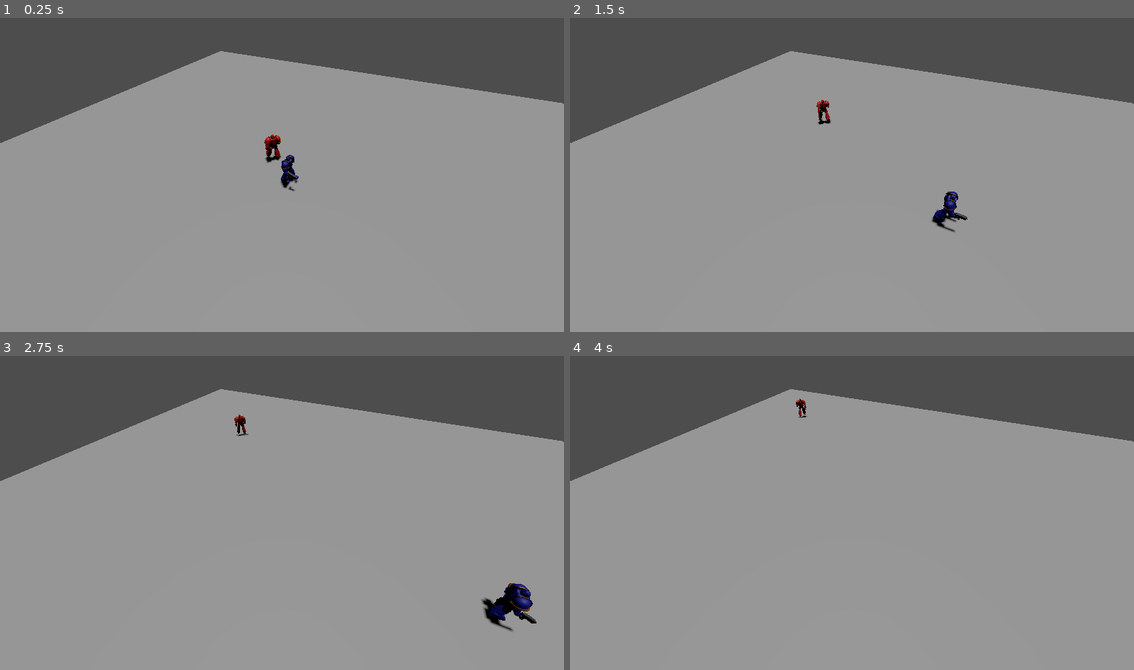
Above: before the commit, frames 1-4 (two rows, left to right).
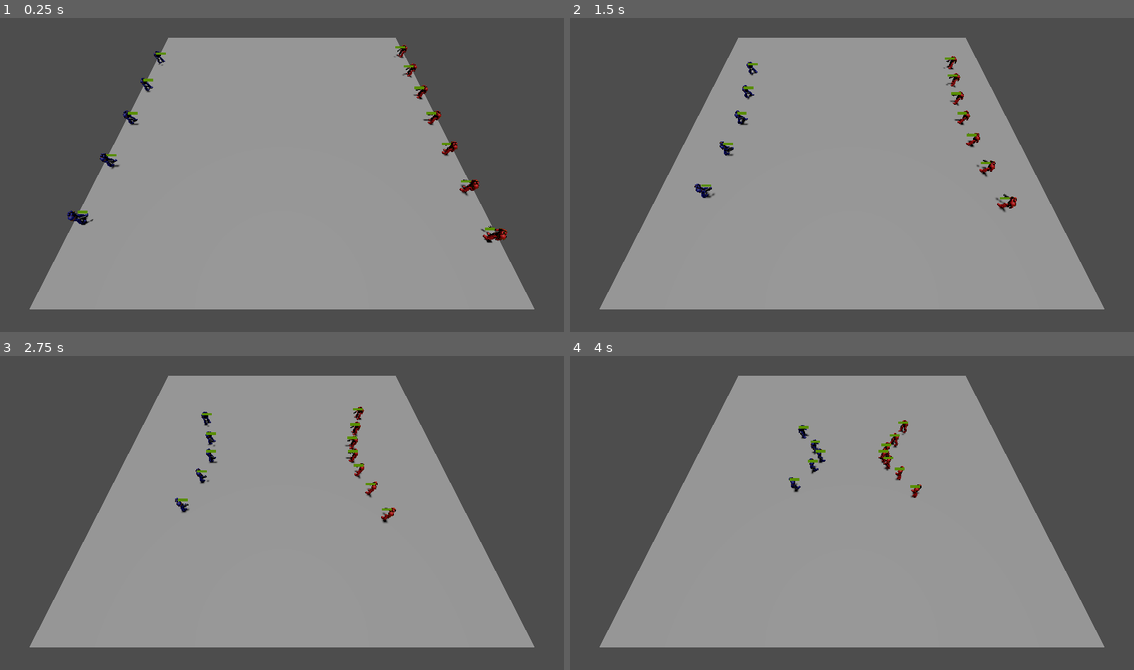
Above: after the commit, the same moments.

Repository: boulderpusher/heresy
Game: Godot game, scene res://main.tscn
Same seed, same stepped clock (60 frames per second), same inputs: the game is played once before the commit and once after it.
Inputs:
- Up to frame 1 (0.25 s): no input
- Up to frame 2 (1.5 s): no input
- Up to frame 3 (2.75 s): no input
- Up to frame 4 (4 s): no input

The runs differ from the first frame. In frame 1, 31% of the frame differs, in the area x 0-100%, y 6-100%; in frame 2, 31%; in frame 3, 31%; in frame 4, 31%.

Commit message:
attacking and state control

Diff:
--- a/main.gd
+++ b/main.gd
@@ -7,24 +7,30 @@
 enum Team {BLUE, RED}
 
 var marine_scene = preload("res://marine/marine.tscn")
-var _allies: Array[Marine]
-var _enemies: Array[Marine]
+var _units: Array[Marine]
 
 func _ready() -> void:
-	for i in range(n_allies):
-		var ally = marine_scene.instantiate()
-		add_child(ally)
-		ally.set_team(Team.BLUE)
-		_allies.append(ally)
-	for i in range(n_enemies):
-		var enemy = marine_scene.instantiate()
-		add_child(enemy)
-		enemy.set_team(Team.RED)
-		_enemies.append(enemy)
-	for ally in _allies:
-		ally.walk(Vector3.FORWARD.rotated(Vector3.UP, randf_range(-2*PI, 2*PI)))
-	for enemy in _enemies:
-		enemy.walk(Vector3.FORWARD.rotated(Vector3.UP, randf_range(-2*PI, 2*PI)))
+	_spawn_armies()
 
 func _process(delta: float) -> void:
 	pass
+
+func _spawn_armies():
+	var spawn_location_blue = $SpawnPathBlue/SpawnLocation
+	for i in range(n_allies):
+		spawn_location_blue.progress_ratio = float(i + 1) / float(n_allies + 1)
+		_spawn_marine(spawn_location_blue.position, Vector3(1, 0, 0), Team.BLUE)
+
+	var spawn_location_red = $SpawnPathRed/SpawnLocation
+	for i in range(n_enemies):
+		spawn_location_red.progress_ratio = float(i + 1) / float(n_enemies + 1)
+		_spawn_marine(spawn_location_red.position, Vector3(-1, 0, 0), Team.RED)
+
+func _spawn_marine(location, direction, team):
+	var team_group = "blue_team" if team == Team.BLUE else "red_team"
+	var marine = marine_scene.instantiate()
+	marine.initialize(location, direction)
+	add_child(marine)
+	marine.set_team(team)
+	marine.add_to_group(team_group)
+	_units.append(marine)
--- a/main.tscn
+++ b/main.tscn
@@ -8,10 +8,24 @@
 [sub_resource type="BoxMesh" id="BoxMesh_ig7tw"]
 size = Vector3(100, 2, 100)
 
+[sub_resource type="Curve3D" id="Curve3D_ig7tw"]
+_data = {
+"points": PackedVector3Array(0, 0, 0, 0, 0, 0, -50, 0, -50, 0, 0, 0, 0, 0, 0, -50, 0, 50),
+"tilts": PackedFloat32Array(0, 0)
+}
+point_count = 2
+
+[sub_resource type="Curve3D" id="Curve3D_0xm2m"]
+_data = {
+"points": PackedVector3Array(0, 0, 0, 0, 0, 0, 50, 0, -50, 0, 0, 0, 0, 0, 0, 50, 0, 50),
+"tilts": PackedFloat32Array(0, 0)
+}
+point_count = 2
+
 [node name="Main" type="Node" unique_id=1910534665]
 script = ExtResource("1_1bvp3")
-n_allies = 1
-n_enemies = 1
+n_allies = 5
+n_enemies = 7
 
 [node name="Ground" type="StaticBody3D" parent="." unique_id=1273857133]
 transform = Transform3D(1, 0, 0, 0, 1, 0, 0, 0, 1, 0, -1, 0)
@@ -27,12 +41,26 @@
 shadow_enabled = true
 
 [node name="CameraPivot" type="Marker3D" parent="." unique_id=922424908]
-transform = Transform3D(0.43051115, 0.63822407, -0.63822407, 0, 0.7071067, 0.7071067, 0.90258527, -0.3044173, 0.3044173, 0, 0, 0)
+transform = Transform3D(1, 0, 0, 0, 0.49999988, 0.86602527, 0, -0.86602527, 0.49999988, 0, 0, 0)
 
 [node name="Camera3D" type="Camera3D" parent="CameraPivot" unique_id=579722208]
-transform = Transform3D(1, 0, 0, 0, 1, 0, 0, 0, 1, 0, 0, 32.285)
+transform = Transform3D(1, 0, 0, 0, 1.0000002, 5.9604645e-08, 0, -2.9802322e-08, 1.0000002, 0, -16.411, 65.851)
 
 [node name="Timer" type="Timer" parent="." unique_id=1783113795]
 wait_time = 3.0
 one_shot = true
 autostart = true
+
+[node name="SpawnPathBlue" type="Path3D" parent="." unique_id=1173726722]
+curve = SubResource("Curve3D_ig7tw")
+debug_custom_color = Color(0.2739772, 0.23735118, 1, 1)
+
+[node name="SpawnLocation" type="PathFollow3D" parent="SpawnPathBlue" unique_id=1187663593]
+transform = Transform3D(-1, 0, -8.742278e-08, 0, 1, 0, 8.742278e-08, 0, -1, -50, 0, -50)
+
+[node name="SpawnPathRed" type="Path3D" parent="." unique_id=321108960]
+curve = SubResource("Curve3D_0xm2m")
+debug_custom_color = Color(0.77049994, 0, 0.14954075, 1)
+
+[node name="SpawnLocation" type="PathFollow3D" parent="SpawnPathRed" unique_id=1938184172]
+transform = Transform3D(-1, 0, -8.742278e-08, 0, 1, 0, 8.742278e-08, 0, -1, 50, 0, -50)
--- /dev/null
+++ b/marine/health_bar.gd
@@ -0,0 +1,14 @@
+extends ProgressBar
+
+var _parent: Node3D
+var _camera: Camera3D
+
+# Called when the node enters the scene tree for the first time.
+func _ready() -> void:
+	_parent = get_parent()
+	_camera = get_viewport().get_camera_3d()
+
+# Called every frame. 'delta' is the elapsed time since the previous frame.
+func _process(delta: float) -> void:
+	position = _camera.unproject_position(_parent.global_position) + Vector2(-size.x/2, 0) + Vector2(0, -20)
+	visible = not _camera.is_position_behind(_parent.position)
--- a/marine/marine.gd
+++ b/marine/marine.gd
@@ -1,46 +1,136 @@
 extends CharacterBody3D
 class_name Marine
 
-@export var speed = 10
+@export var speed: float  = 10.0
+@export var max_health: int = 100
+@export var attack_damage: int = 10
 
 var _team: Main.Team
+var _enemy_group
 var _armor_material: Material
 var _eyes_material: Material
 var _animation_player: AnimationPlayer
 var _skeleton: Skeleton3D
+var _health_bar: ProgressBar
 
+var _current_health: int
 var _direction: Vector3
-var _speed
+var _speed: float
+
+enum State {IDLE, WALKING, ATTACKING}
+
+var _state = State.IDLE
+var _target: Node3D
+var _can_attack: bool = true
 
 func _ready():
 	_skeleton = get_node("Pivot/Body/Armature/Skeleton3D")
 	_animation_player = get_node("Pivot/Body/AnimationPlayer")
-	_animation_player.play("walk")
-	_direction = Vector3.FORWARD
+	_health_bar = get_node("HealthBar")
+	_health_bar.max_value = max_health
+	_current_health = max_health
+	_health_bar.value = _current_health
+	_enemy_group = "red_team" if _team == Main.Team.BLUE else "blue_team"
+	_select_new_target()
+
+func _process(delta):
+	if _state == State.ATTACKING: # state machine deez nuts
+		_attack()
+	elif _state == State.WALKING:
+		_walk()
+	elif _state == State.IDLE:
+		_idle()
 
 func _physics_process(_delta):
-	velocity = _direction * speed
-	$Pivot.basis = Basis.looking_at(_direction, Vector3.UP, true)
+	velocity = _direction.normalized() * _speed
 	move_and_slide()
 
-func shoot():
-	_speed = 0
-	_animation_player.play("shoot")
+func initialize(initial_position, initial_direction):
+	position = initial_position
+	_direction = initial_direction
 
-func walk(direction):
-	_speed = speed
-	_direction = direction
-	_animation_player.play("walk")
+func _attack():
+	if not _target:
+		_select_new_target()
+		if not _target: # no new target available
+			return
+	_direction = _target.position - position
+	_look_at(_direction)
+	if _can_attack:
+		_animation_player.play("shoot")
+		_target.take_damage(attack_damage)
+		_can_attack = false
+		$AttackCooldown.start()
 
+func take_damage(damage):
+	_current_health = max(0, _current_health - damage)
+	_health_bar.value = _current_health
+	if _current_health == 0:
+		die()
+
+func die():
+	queue_free()
+
+func _walk():
+	_direction = _target.position - position
+	_look_at(_direction)
+
+func _idle():
+	pass
+
+func _look_at(direction):
+	$Pivot.basis = Basis.looking_at(direction, Vector3.UP, true)
+
+func _set_state(new_state: State):
+	_state = new_state
+	if _state == State.WALKING:
+		_speed = speed
+		_animation_player.play("walk")
+	elif _state == State.ATTACKING:
+		_speed = 0
+		_animation_player.play("shoot")
+	elif _state == State.IDLE:
+		_speed = 0
+		_animation_player.play("idle")
+
+func _select_new_target():
+	var enemies = $AttackRange.get_overlapping_bodies()
+	if not enemies:
+		enemies = get_tree().get_nodes_in_group(_enemy_group)
+		_target = _get_nearest(enemies)
+		if  _target:
+			_set_state(State.WALKING)
+		else:
+			_set_state(State.IDLE)
+	else:
+		_target = _get_nearest(enemies)
+		_set_state(State.ATTACKING)
+
+func _get_nearest(bodies):
+	var min_distance = INF
+	var nearest = null
+	for body in bodies:
+		var distance = position.distance_to(body.position)
+		if distance < min_distance:
+			min_distance = min_distance
+			nearest = body
+	return nearest
+
+# store team and change armor color
 func set_team(team: Main.Team):
 	if team == Main.Team.BLUE:
 		_team = Main.Team.BLUE
 		_armor_material = load("res://marine/materials/armor_blue.tres")
 		_eyes_material = load("res://marine/materials/eyes_red.tres")
+		set_collision_layer_value(2, true)
+		$AttackRange.set_collision_mask_value(3, true)
+
 	if team == Main.Team.RED:
 		_team = Main.Team.RED
 		_armor_material = load("res://marine/materials/armor_red.tres")
 		_eyes_material = load("res://marine/materials/eyes_green.tres")
+		set_collision_layer_value(3, true)
+		$AttackRange.set_collision_mask_value(2, true)
 
 	for bone in _skeleton.get_children():
 		if bone is not BoneAttachment3D:
@@ -55,3 +145,11 @@
 					mesh_instance.set_surface_override_material(surf_idx, _armor_material)
 				if material.resource_name == "eyes_base":
 					mesh_instance.set_surface_override_material(surf_idx, _eyes_material)
+
+func _on_attack_cooldown_timeout() -> void:
+	_can_attack = true
+
+func _on_attack_range_body_entered(body: Node3D) -> void:
+	if _state != State.ATTACKING:
+		_set_state(State.ATTACKING)
+		_target = body
--- a/marine/marine.tscn
+++ b/marine/marine.tscn
@@ -5,6 +5,7 @@
 [ext_resource type="Material" uid="uid://1rw8vu6bm2lc" path="res://marine/materials/armor_base.tres" id="3_oxvmo"]
 [ext_resource type="Material" uid="uid://dhiyka7rdpeqy" path="res://marine/materials/eyes_base.tres" id="4_3cu3l"]
 [ext_resource type="Material" uid="uid://b1o4oabeqyk5a" path="res://marine/materials/mouth.tres" id="5_ohi6f"]
+[ext_resource type="Script" uid="uid://dhjbd8ytmnrqv" path="res://marine/health_bar.gd" id="6_3cu3l"]
 
 [sub_resource type="ArrayMesh" id="ArrayMesh_mpoio"]
 _surfaces = [{
@@ -83,8 +84,18 @@
 shadow_mesh = SubResource("ArrayMesh_mpoio")
 
 [sub_resource type="BoxShape3D" id="BoxShape3D_8oeqk"]
+size = Vector3(2.4398193, 4.3340454, 1.0688171)
+
+[sub_resource type="SphereShape3D" id="SphereShape3D_oxvmo"]
+
+[sub_resource type="StyleBoxFlat" id="StyleBoxFlat_oxvmo"]
+bg_color = Color(0.87736005, 0, 0.012203359, 1)
+
+[sub_resource type="StyleBoxFlat" id="StyleBoxFlat_3cu3l"]
+bg_color = Color(0.34546116, 0.5514643, 0, 1)
 
 [node name="Marine" type="CharacterBody3D" unique_id=954533674]
+collision_mask = 7
 script = ExtResource("1_ygtmd")
 
 [node name="Pivot" type="Node3D" parent="." unique_id=2016160121]
@@ -171,7 +182,31 @@
 [node name="upper_leg_R" parent="Pivot/Body/Armature/Skeleton3D" index="16" unique_id=2123249378]
 transform = Transform3D(-0.0013614544, -0.089185536, -0.996014, -0.014801736, -0.99590397, 0.08919588, -0.9998896, 0.014864148, 3.5788293e-05, -0.45673838, 2.068494, 0.089850254)
 
-[node name="CollisionShape3D" type="CollisionShape3D" parent="." unique_id=321757418]
+[node name="Hitbox" type="CollisionShape3D" parent="." unique_id=321757418]
+transform = Transform3D(1, 0, 0, 0, 1, 0, 0, 0, 1, 0.032165527, 2.015904, 0.10908508)
 shape = SubResource("BoxShape3D_8oeqk")
 
+[node name="AttackRange" type="Area3D" parent="." unique_id=1343137081 groups=["blue_team", "red_team"]]
+collision_layer = 0
+collision_mask = 0
+
+[node name="CollisionShape3D" type="CollisionShape3D" parent="AttackRange" unique_id=1493977116]
+transform = Transform3D(30, 0, 0, 0, 30, 0, 0, 0, 30, 0, 0, 0)
+shape = SubResource("SphereShape3D_oxvmo")
+
+[node name="HealthBar" type="ProgressBar" parent="." unique_id=1785384898]
+offset_right = 20.0
+offset_bottom = 5.0
+theme_override_styles/background = SubResource("StyleBoxFlat_oxvmo")
+theme_override_styles/fill = SubResource("StyleBoxFlat_3cu3l")
+value = 50.0
+show_percentage = false
+script = ExtResource("6_3cu3l")
+
+[node name="AttackCooldown" type="Timer" parent="." unique_id=686688658]
+wait_time = 0.5
+
+[connection signal="body_entered" from="AttackRange" to="." method="_on_attack_range_body_entered"]
+[connection signal="timeout" from="AttackCooldown" to="." method="_on_attack_cooldown_timeout"]
+
 [editable path="Pivot/Body"]
--- a/project.godot
+++ b/project.godot
@@ -14,6 +14,17 @@
 run/main_scene="uid://cc15lrj7degky"
 config/features=PackedStringArray("4.6", "Forward Plus")
 
+[global_group]
+
+red_team=""
+blue_team=""
+
+[layer_names]
+
+3d_physics/layer_1="environment"
+3d_physics/layer_2="blue_team"
+3d_physics/layer_3="red_team"
+
 [physics]
 
 3d/physics_engine="Jolt Physics"
Not shown, added: marine/health_bar.gd.uid
